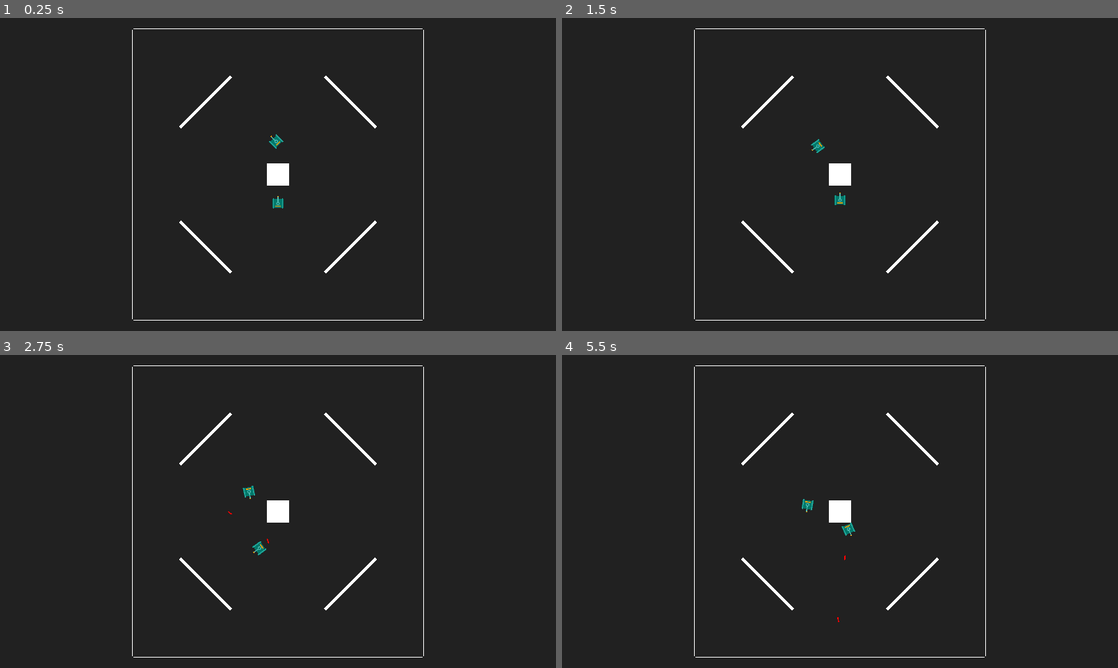
Above: before the commit, frames 1-4 (two rows, left to right).
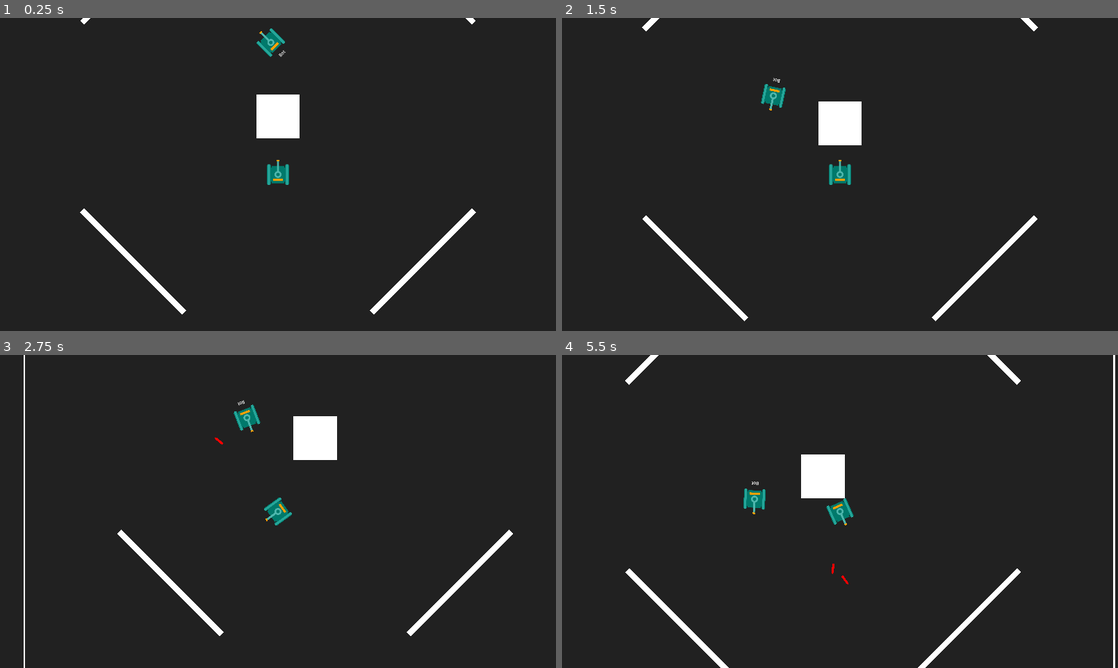
Above: after the commit, the same moments.

Repository: ashmeet28/battletanks
Game: Godot game, scene res://arena.tscn
The game is run twice, just before and just after one commit, with the same random seed, the same clock (stepped at 60 frames per second) and the same inputs.
Inputs:
- Up to frame 1 (0.25 s): no input
- Up to frame 2 (1.5 s): hold W (tank_move_forward) 0.53-1.28 s; hold Space (tank_fire) 0.53-1.28 s; hold S (tank_move_backwards) from 1.28 s (still down); tap Space (tank_fire) at 1.35 s
- Up to frame 3 (2.75 s): release S (tank_move_backwards) at 2.03 s; hold W (tank_move_forward) from 2.03 s (still down); hold A (tank_turn_anticlockwise) from 2.03 s (still down); tap Space (tank_fire) at 2.3 s
- Up to frame 4 (5.5 s): release A (tank_turn_anticlockwise) at 2.78 s; tap D (tank_turn_clockwise) at 2.85 s; tap Space (tank_fire) at 3.05, 4.35, 5.3 s; release W (tank_move_forward) at 3.53 s; hold Space (tank_fire) 3.53-4.28 s; hold S (tank_move_backwards) from 3.53 s (still down); hold A (tank_turn_anticlockwise) from 5.03 s (still down)

The runs differ from the first frame. In frame 1, 3.7% of the frame differs, in the area x 14-86%, y 0-97%; in frame 2, 3.6%; in frame 3, 3.9%; in frame 4, 4.3%, in the area x 11-100%, y 0-100%.

Commit message:
Added bot controller

Diff:
--- a/arena.tscn
+++ b/arena.tscn
@@ -16,6 +16,7 @@
 script = ExtResource("1_midel")
 
 [node name="Camera2D" type="Camera2D" parent="."]
+enabled = false
 zoom = Vector2(0.25, 0.25)
 
 [node name="Wall" type="StaticBody2D" parent="." groups=["walls"]]
--- a/arena_global_variables.gd
+++ b/arena_global_variables.gd
@@ -22,7 +22,8 @@
 	var connection_offsets = [
 		[-sl, -sl], [0, -sl], [sl, -sl],
 		[-sl, 0], [sl, 0],
-		[-sl, sl], [0, sl], [sl, sl]]
+		[-sl, sl], [0, sl], [sl, sl]
+	]
 
 	for i in bot_tank_astar.get_point_ids():
 		var p1 = bot_tank_astar.get_point_position(i)
--- a/bot_tank.gd
+++ b/bot_tank.gd
@@ -1,38 +1,35 @@
 extends CharacterBody2D
 
-var max_speed:float = 250.0
+var max_speed:float = 500.0
 var tank_cooldown_time:int = 1000
 var missile_last_fired:int = 0
 
 var tank_id:int
-var tank_life:int = 100
+var tank_life:int = 100000
 var tank_damage_given:int = 0
 
 var target_tank_id:int
 
 func _ready():
 	missile_last_fired = Time.get_ticks_msec()
-	for s in range(-50, 50 + 10, 10):
-		print(s)
 
-func free_white_square_points():
-	for p in get_tree().get_nodes_in_group("square_points"):
-		p.queue_free()
 
-func spaw_white_square_points(new_square_points):
-	for p in new_square_points:
-		var instance = preload("res://white_sqaure_point.tscn").instantiate()
-		instance.global_position = Vector2(p.x, p.y)
-		get_parent().add_child(instance)
+#func free_white_square_points():
+	#for p in get_tree().get_nodes_in_group("square_points"):
+		#p.queue_free()
+#
+#func spaw_white_square_points(new_square_points):
+	#for p in new_square_points:
+		#var instance = preload("res://white_sqaure_point.tscn").instantiate()
+		#instance.global_position = Vector2(p.x, p.y)
+		#get_parent().add_child(instance)
 
 
 func is_target_tank_in_line_of_sight():
-	free_white_square_points()
-
 	var p1 = global_position
 	var p2 = instance_from_id(target_tank_id).global_position
 
-	if p1.distance_to(p2) > 1500.0:
+	if p1.distance_to(p2) > 1000.0:
 		return false
 
 
@@ -48,13 +45,13 @@
 
 	return true
 
-func tank_rotate_towards_direction(v1, delta):
+func tank_rotate_towards_direction(v1, ang_vel, delta) -> int:
 	var v2 = Vector2.UP.rotated(rotation)
-	if v2.cross(v1) > v2.cross(v2.rotated(PI * delta)):
-		rotate(PI * delta)
-	elif v2.cross(v1) < v2.cross(v2.rotated(-(PI * delta))):
-		rotate(-(PI * delta))
-
+	if v2.cross(v1) > v2.cross(v2.rotated(ang_vel * delta)):
+		return 1
+	elif v2.cross(v1) < v2.cross(v2.rotated(-(ang_vel * delta))):
+		return -1
+	return 0
 
 func tank_get_next_position_towards_target_tank():
 	var astar = ArenaGlobalVariables.bot_tank_astar
@@ -75,28 +72,54 @@
 		get_parent().add_child(instance)
 		missile_last_fired = curr_time
 
+var bot_controller = [false, false, false, false, false]
+
+func update_bot_controller(delta):
+	bot_controller = [false, false, false, false, false]
+
+	var r = 0
+	if is_target_tank_in_line_of_sight():
+		r = tank_rotate_towards_direction(
+					position.direction_to(
+								instance_from_id(target_tank_id).position), PI, delta)
+	else:
+		var next_p = tank_get_next_position_towards_target_tank()
+		if next_p != null:
+			r = tank_rotate_towards_direction(
+						position.direction_to(next_p), PI, delta)
+			bot_controller[0] = true
+	if r == -1:
+		bot_controller[3] = true
+	elif r == 1:
+		bot_controller[2] = true
+
+	if $RayCast2D.is_colliding():
+		if $RayCast2D.get_collider().is_in_group("tanks"):
+			if $RayCast2D.get_collider().get_instance_id() == target_tank_id:
+				bot_controller[4] = true
 
 func _physics_process(delta):
 	if tank_life <= 0:
 		queue_free()
 		return
 
+	update_bot_controller(delta)
+
 	velocity = Vector2.ZERO
-	if is_target_tank_in_line_of_sight():
-		tank_rotate_towards_direction(
-					position.direction_to(
-								instance_from_id(target_tank_id).position),
-					delta)
-	else:
-		var next_p = tank_get_next_position_towards_target_tank()
-		if next_p != null:
-			tank_rotate_towards_direction(
-						position.direction_to(next_p), delta)
-			velocity = Vector2.UP.rotated(rotation) * max_speed
+	if bot_controller[0]:
+		velocity.y = -max_speed
+	if  bot_controller[1]:
+		velocity.y = max_speed
 
-	if $RayCast2D.is_colliding():
-		if $RayCast2D.get_collider().is_in_group("tanks"):
-			if $RayCast2D.get_collider().get_instance_id() == target_tank_id:
-				tank_fire_missile()
+	if  bot_controller[2]:
+		rotate(PI * delta)
+	if  bot_controller[3]:
+		rotate(-(PI * delta))
+
+	velocity = velocity.rotated(rotation)
+
+
+	if bot_controller[4]:
+		tank_fire_missile()
 
 	move_and_slide()
--- a/bot_tank.tscn
+++ b/bot_tank.tscn
@@ -1,7 +1,10 @@
-[gd_scene load_steps=3 format=3 uid="uid://dxqjxers5o7km"]
+[gd_scene load_steps=4 format=3 uid="uid://dxqjxers5o7km"]
 
 [ext_resource type="Texture2D" uid="uid://cuy4n1yfc0alr" path="res://tank.svg" id="1_bqgdb"]
 [ext_resource type="Script" path="res://bot_tank.gd" id="1_mv1gb"]
+
+[sub_resource type="LabelSettings" id="LabelSettings_ye5c3"]
+font_size = 30
 
 [node name="BotTank" type="CharacterBody2D" groups=["tanks"]]
 script = ExtResource("1_mv1gb")
@@ -15,3 +18,12 @@
 
 [node name="RayCast2D" type="RayCast2D" parent="."]
 target_position = Vector2(0, -10000)
+
+[node name="Label" type="Label" parent="."]
+offset_left = -24.0
+offset_top = 87.0
+offset_right = 26.0
+offset_bottom = 129.0
+text = "Bot"
+label_settings = SubResource("LabelSettings_ye5c3")
+horizontal_alignment = 1
--- a/tank.gd
+++ b/tank.gd
@@ -18,7 +18,6 @@
 		instance.position = position + Vector2(0, -160).rotated(rotation)
 		instance.rotation = rotation
 		instance.owner_tank_id = get_instance_id()
-		print(instance.get_instance_id()," ", Time.get_ticks_usec())
 		get_parent().add_child(instance)
 		missile_last_fired = curr_time
 
--- a/tank.tscn
+++ b/tank.tscn
@@ -15,5 +15,4 @@
 polygon = PackedVector2Array(0, -103.25, 10, -103.25, 10, -70.25, 75, -70.25, 75, 70.75, -75, 70.75, -75, -70.25, -10, -70.25, -10, -103.25)
 
 [node name="Camera2D" type="Camera2D" parent="."]
-enabled = false
 zoom = Vector2(0.5, 0.5)
